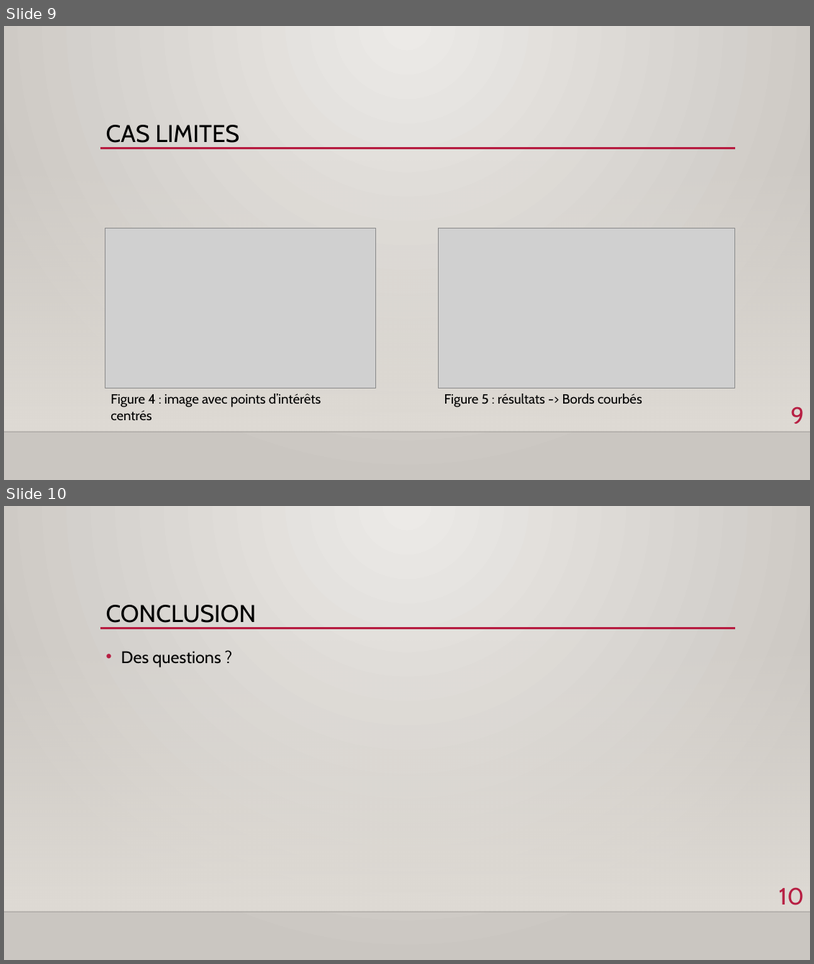
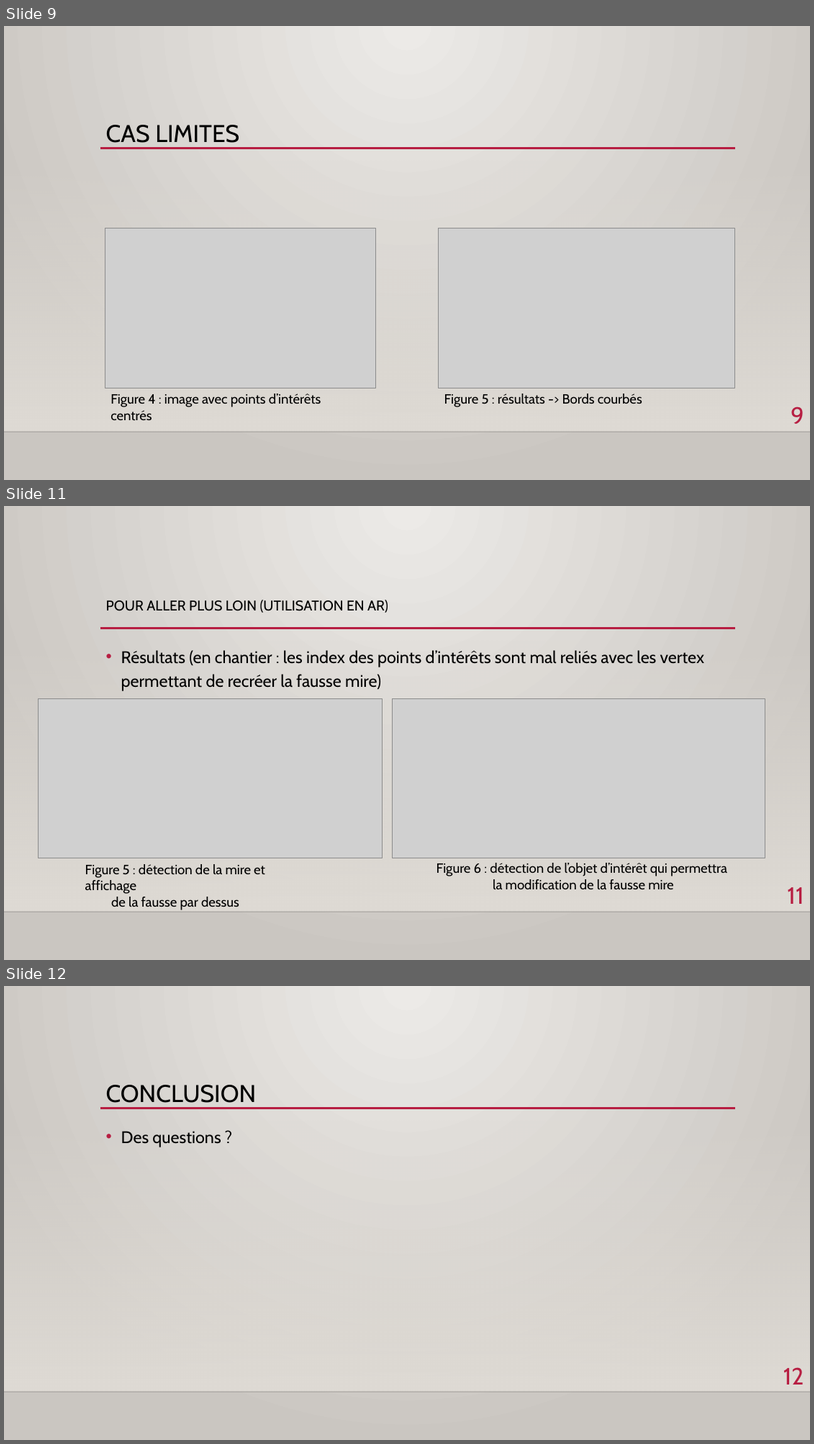
Before and after one commit to IlTuxIl/Reconstruction3D, a slide deck: doc/Présentation.pptx. Shown one above the other, each under a label of ours: slides 9 and 10 before the commit, slides 9, 11 and 12 after it; the slides between them are not shown. The pictures are 814x964 and 814x1444 pixels, drawn with LibreOffice and Linux fonts; fonts in the diff are those of the drawing; grey boxes stand for pictures; background and template pictures are left out. Boxes give left, top, right and bottom in pixels: in the first picture for what was removed or moved away, otherwise in the second. Text is boxed around its words. In the diff, an @@ line names an element or a change of style, - is before the commit and + after.

```diff
--- a/doc/Présentation.pptx
+++ b/doc/Présentation.pptx
@@ slide 11 added at (x1=4, y1=506, x2=810, y2=960), background gradient #ECEAE7 to #CAC7C1; not listed: 3 template elements that a slide beside it also shows @@
@@ text added at (x1=106, y1=600, x2=388, y2=613), 16.8 pt, text #000000 @@
+POUR ALLER PLUS LOIN (UTILISATION EN AR)
@@ text added at (x1=121, y1=650, x2=705, y2=691), 20 pt, text #000000 @@
+• Résultats (en chantier : les index des points d’intérêts sont mal reliés avec les vertex permettant de recréer la fausse mire)
@@ picture added at (x1=38, y1=699, x2=382, y2=858) @@
@@ picture added at (x1=392, y1=699, x2=766, y2=858) @@
@@ text added at (x1=85, y1=864, x2=265, y2=906), 16 pt, text #000000 @@
+Figure 5 : détection de la mire et affichage
+de la fausse par dessus
@@ text added at (x1=437, y1=862, x2=728, y2=889), 16 pt, text #000000 @@
+Figure 6 : détection de l’objet d’intérêt qui permettra la modification de la fausse mire
@@ page number added at (x1=787, y1=887, x2=804, y2=903), 28 pt, text #B71E42 @@
+11
@@ what was slide 10 is now slide 12 @@
@@ page number at (x1=784, y1=1367, x2=805, y2=1384): text changed @@
-10
+12
```
Also in this commit, not shown: 1 slide changed, 1 other slide added, 1 other file.
